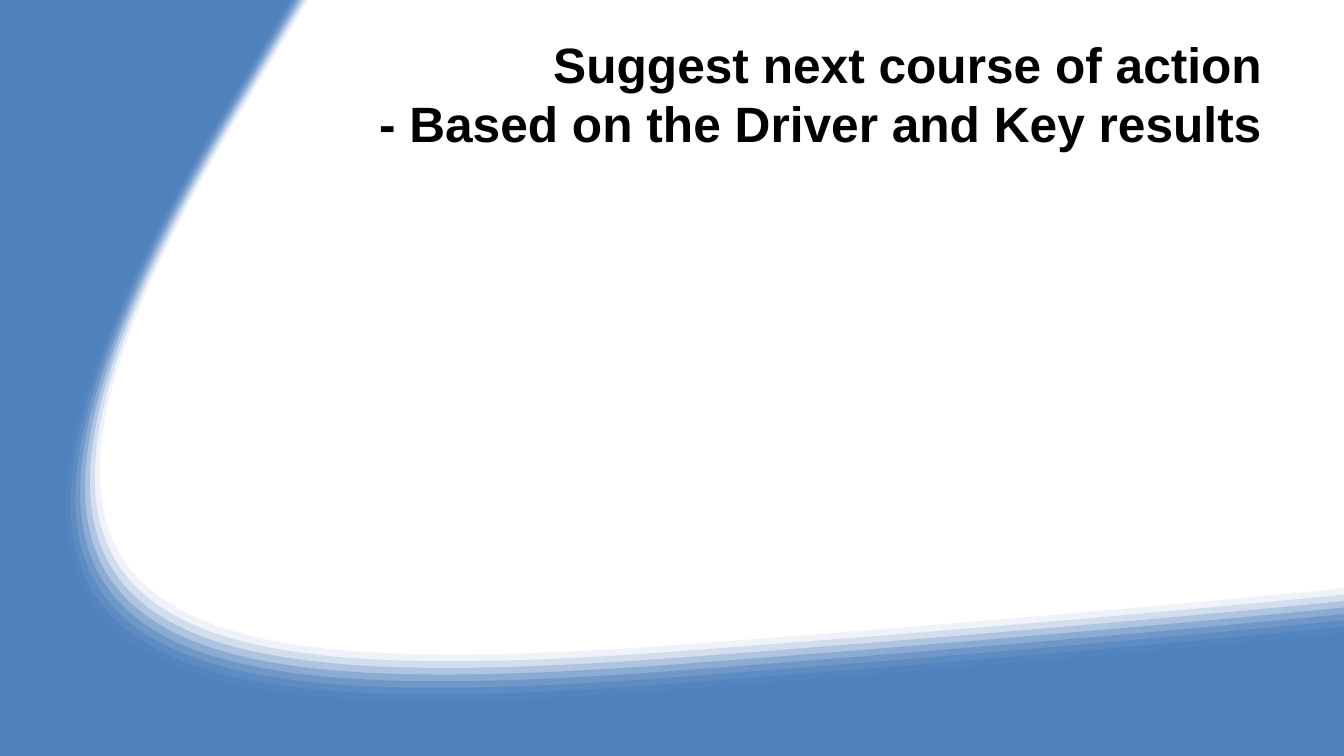
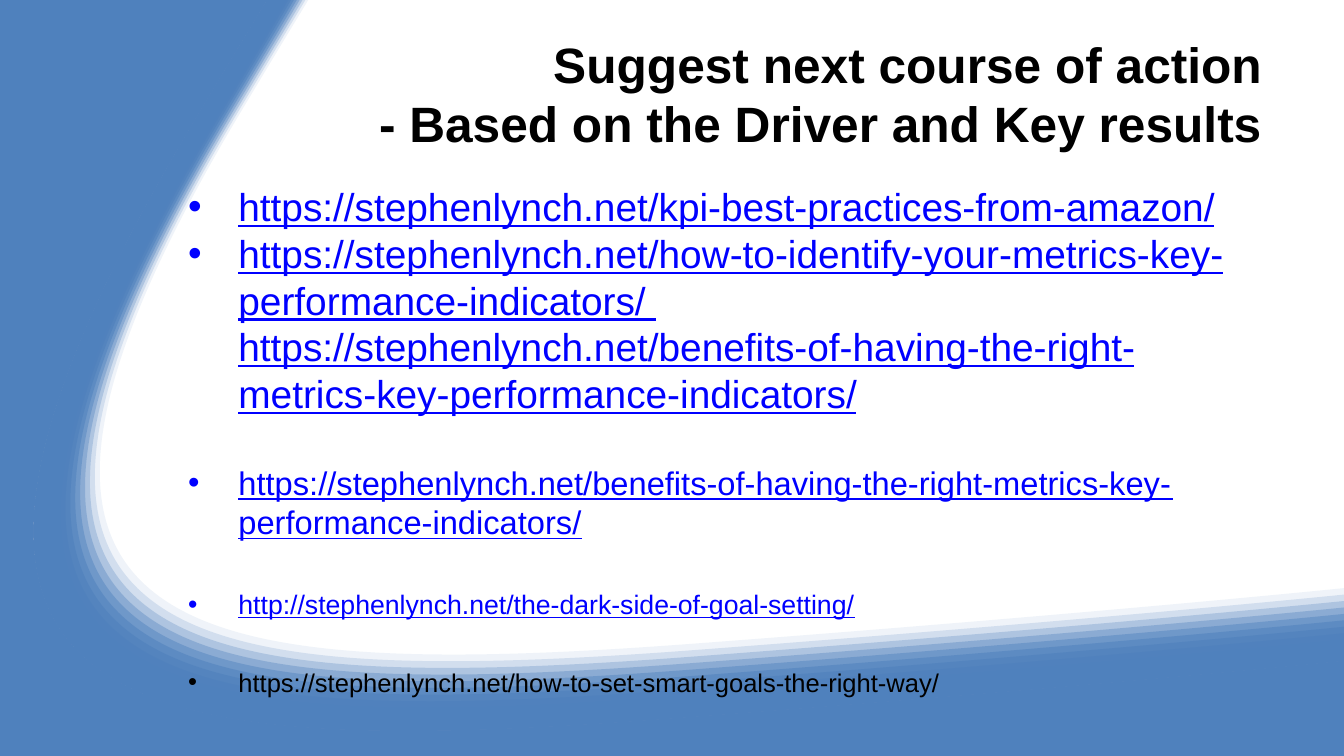
Before and after one commit to 0ni1ecram/cst4200, a slide deck: slide 13 of 15/Potfolio_report.pptx. Drawn at 1344x756 pixels with LibreOffice and Linux fonts; fonts in the diff are those of the drawing. Boxes give left, top, right and bottom in pixels: in the first picture for what was removed or moved away, otherwise in the second. Text is boxed around its words. In the diff, an @@ line names an element or a change of style, - is before the commit and + after.

Commit message:
Ai competition brain storm, final version submitted course work

```diff
--- a/15/Potfolio_report.pptx
+++ b/15/Potfolio_report.pptx
@@ text added at <box>238,193,1223,698</box>, 20.8 pt, text #0000FF, underline @@
+• https://stephenlynch.net/kpi-best-practices-from-amazon/
+• https://stephenlynch.net/how-to-identify-your-metrics-key-performance-indicators/
+  https://stephenlynch.net/benefits-of-having-the-right-metrics-key-performance-indicators/
+• https://stephenlynch.net/benefits-of-having-the-right-metrics-key-performance-indicators/
+• http://stephenlynch.net/the-dark-side-of-goal-setting/
+• https://stephenlynch.net/how-to-set-smart-goals-the-right-way/
```
Also in this commit, not shown: 1 other slide changed, 4 other files.
